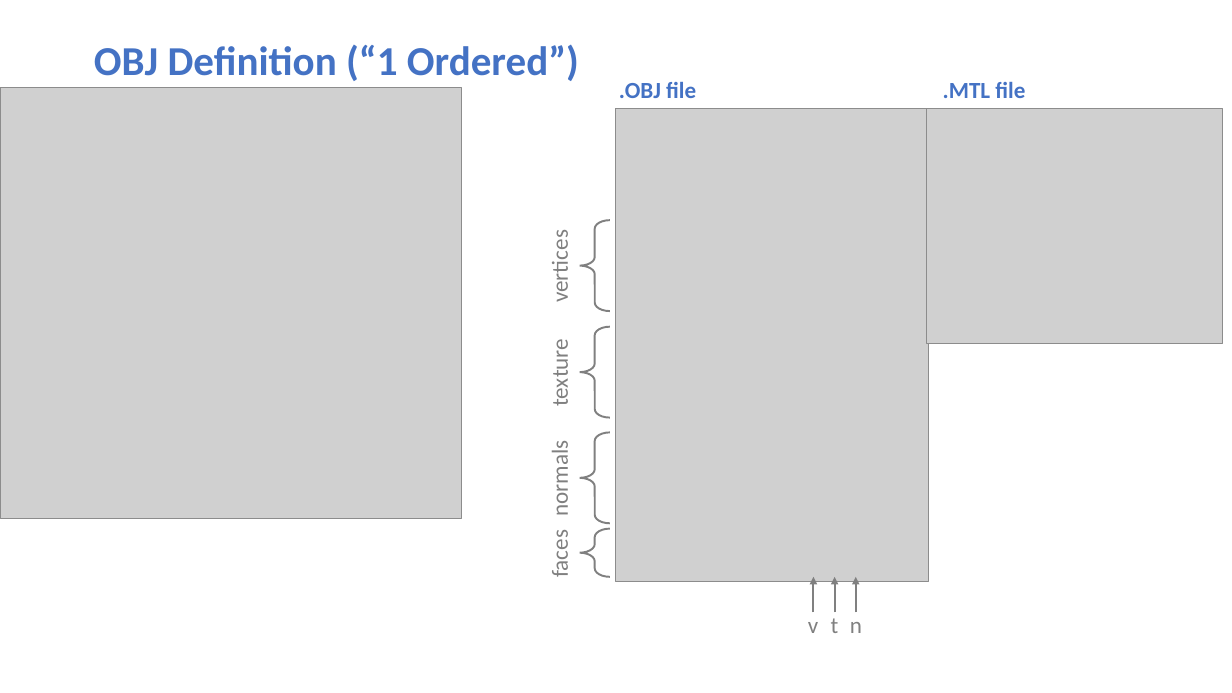
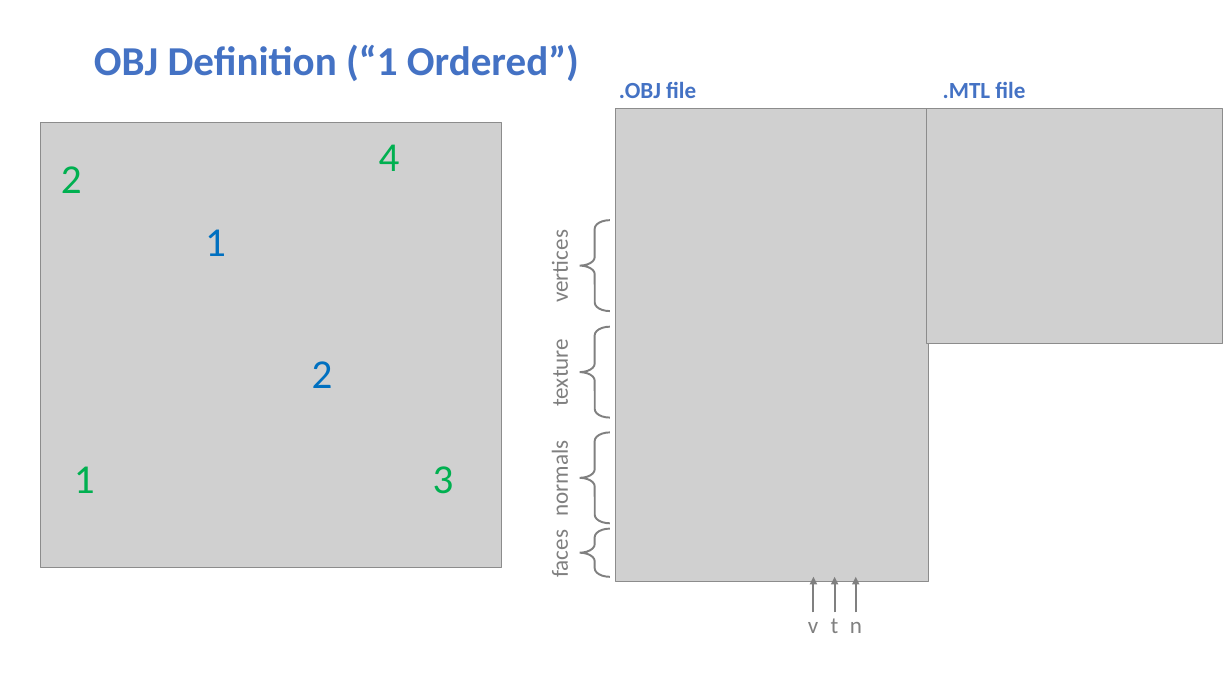
Before and after one commit to Drshelden/DP2, a slide deck: slide 12 of Classes/Week 07 - Meshes & Brep/Class 07 - Meshes & BREPs.pptx (slide 11 before the commit). Drawn at 1232x693 pixels with LibreOffice and Linux fonts; fonts in the diff are those of the drawing; grey boxes stand for pictures. Boxes give left, top, right and bottom in pixels: in the first picture for what was removed or moved away, otherwise in the second. Text is boxed around its words. In the diff, an @@ line names an element or a change of style, - is before the commit and + after.

```diff
--- a/Classes/Week 07 - Meshes & Brep/Class 07 - Meshes & BREPs.pptx
+++ b/Classes/Week 07 - Meshes & Brep/Class 07 - Meshes & BREPs.pptx
@@ picture resized from (x1=0, y1=87, x2=461, y2=518) to (x1=41, y1=123, x2=502, y2=567) @@
@@ text added at (x1=379, y1=144, x2=400, y2=171), 32 pt, text #00B050 @@
+4
@@ text added at (x1=61, y1=166, x2=82, y2=193), 32 pt, text #00B050 @@
+2
@@ text added at (x1=205, y1=229, x2=226, y2=256), 32 pt, text #0070C0 @@
+1
@@ text added at (x1=312, y1=361, x2=333, y2=388), 32 pt, text #0070C0 @@
+2
@@ text added at (x1=74, y1=466, x2=95, y2=493), 32 pt, text #00B050 @@
+1
@@ text added at (x1=433, y1=466, x2=454, y2=494), 32 pt, text #00B050 @@
+3
```
Also in this commit, not shown: 1 other slide changed, 21 other files.
